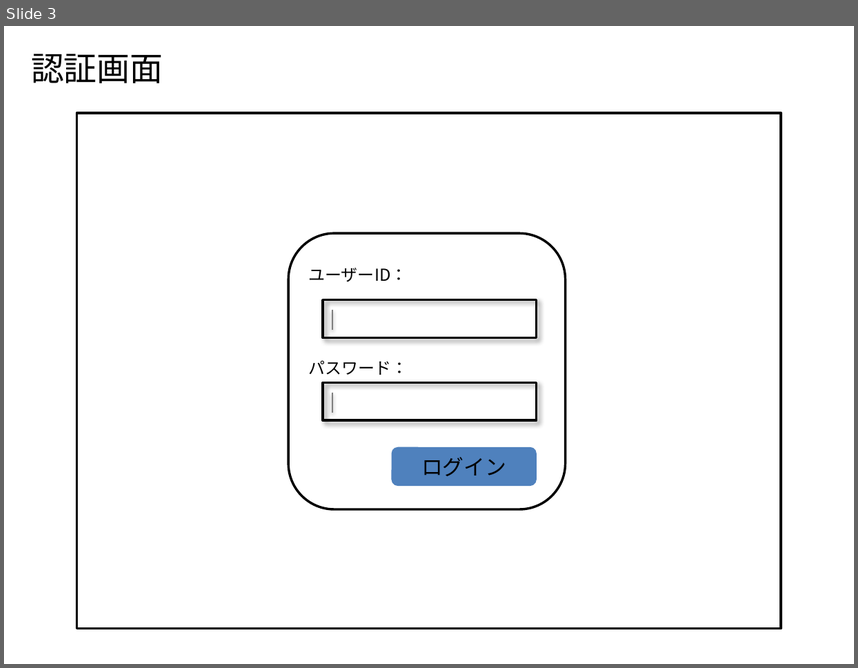
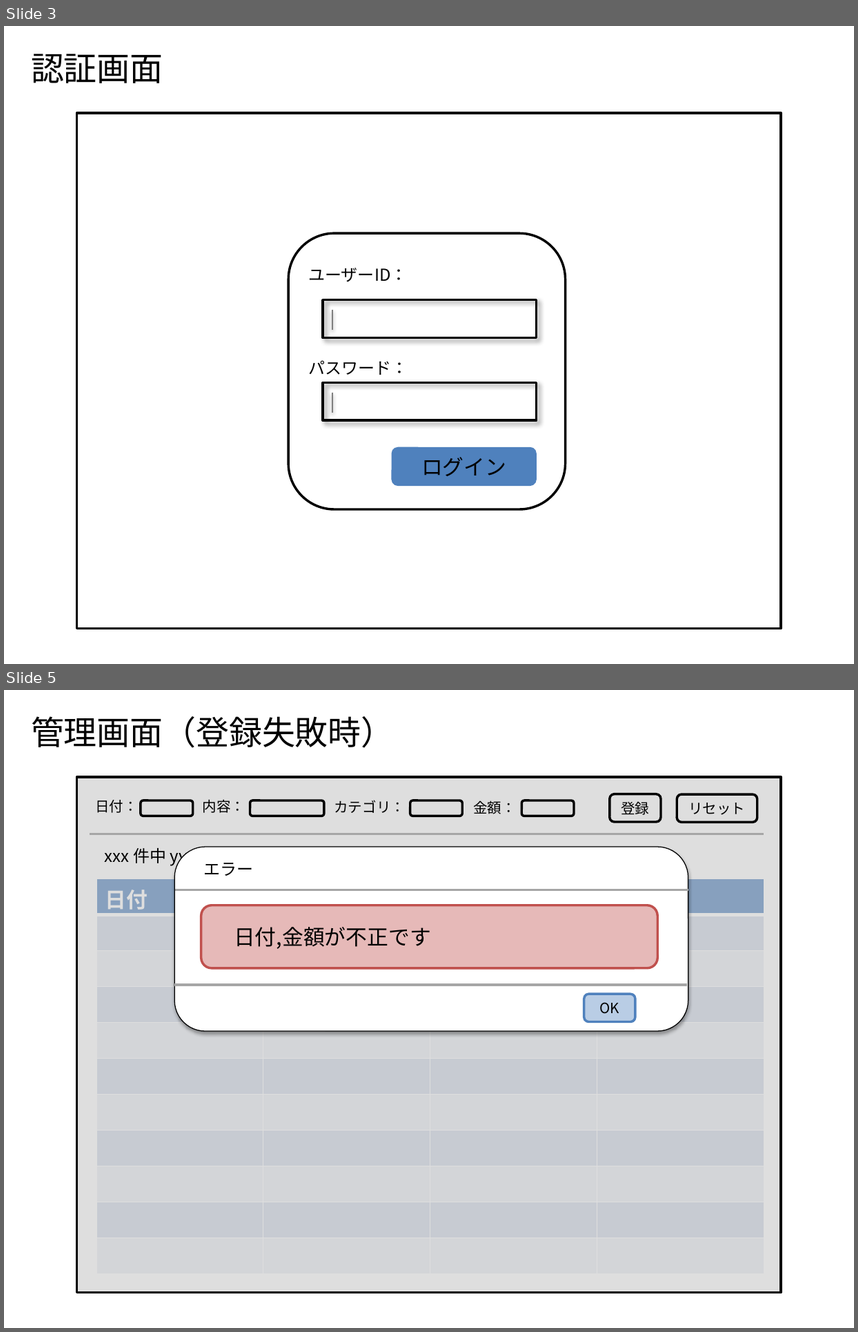
Before and after one commit to Leonis0813/chort, a slide deck: bin/algieba.pptx. Shown one above the other, each under a label of ours: slide 3 before the commit, slides 3 and 5 after it; the slides between them are not shown. The pictures are 858x668 and 858x1332 pixels, drawn with LibreOffice and Linux fonts; fonts in the diff are those of the drawing. Boxes give left, top, right and bottom in pixels: in the first picture for what was removed or moved away, otherwise in the second. Text is boxed around its words. In the diff, an @@ line names an element or a change of style, - is before the commit and + after.

```diff
--- a/bin/algieba.pptx
+++ b/bin/algieba.pptx
@@ slide 5 added at [4,690,854,1328], background #FFFFFF @@
@@ text added at [31,716,394,748], 28 pt, text #000000 @@
+管理画面（登録失敗時）
@@ rectangle added at [77,777,781,1292], fill #BFBFBF at 50% opacity, outline #000000 2 pt @@
@@ text added at [95,800,138,813], 12 pt, text #000000 @@
+日付：
@@ rounded rectangle added at [141,800,194,816], outline #000000 2 pt @@
@@ text added at [203,799,245,813], 12 pt, text #000000 @@
+内容：
@@ rounded rectangle added at [250,800,323,816], outline #000000 2 pt @@
@@ text added at [334,800,405,813], 12 pt, text #000000 @@
+カテゴリ：
@@ rounded rectangle added at [410,800,462,816], outline #000000 2 pt @@
@@ text added at [473,800,516,814], 12 pt, text #000000 @@
+金額：
@@ rounded rectangle added at [522,800,573,816], outline #000000 2 pt @@
@@ rounded rectangle added at [610,793,661,822], outline #000000 2 pt, 12 pt, text #000000 @@
+登録
@@ rounded rectangle added at [677,795,758,822], outline #000000 2 pt, 12 pt, text #000000 @@
+リセット
@@ line added from (90, 834) to (764, 834), #A6A6A6 2 pt @@
@@ text added at [105,846,314,867], 14 pt, text #000000 @@
+xxx 件中 yyy 〜 zzz 件を表示
@@ triangle added at [338,847,355,863], fill #F75D31 @@
@@ triangle added at [348,847,364,863], fill #F75D31 @@
@@ triangle added at [369,847,386,863], fill #F75D31 @@
@@ text added at [396,846,405,847], 14 pt, text #000000 @@
+1
@@ text added at [417,846,426,847], 14 pt, text #000000 @@
+2
@@ text added at [432,842,477,871], 14 pt, text #000000 @@
+. . .
@@ text added at [479,846,497,847], 14 pt, text #000000 @@
+20
@@ triangle added at [510,847,527,863], fill #F75D31 @@
@@ triangle added at [532,847,549,863], fill #F75D31 @@
@@ triangle added at [539,847,557,863], fill #F75D31 @@
@@ group added at [175,847,688,1031]: 3 rounded rectangles, 2 lines, 1 text @@
+日付,金額が不正です
+OK
+エラー
@@ table added at [96,879,763,1274], 11 rows, 4 columns @@
+日付 | 内容 | カテゴリ | 金額
+ |  |  | 
+ |  |  | 
+ |  |  | 
+ |  |  | 
+ |  |  | 
+ |  |  | 
+ |  |  | 
+ |  |  | 
+ |  |  | 
+ |  |  | 
```
Also in this commit, not shown: 3 slides changed, 5 other files.
